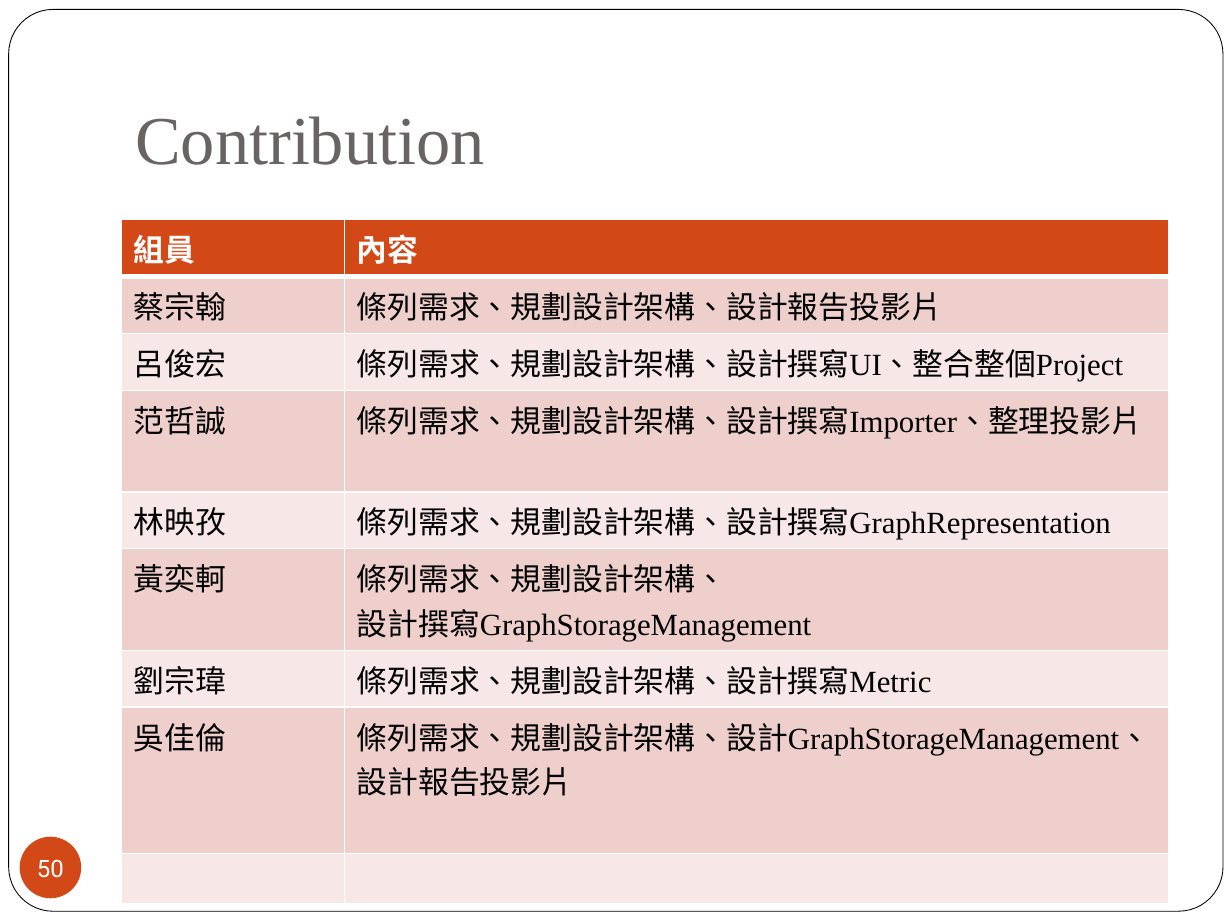
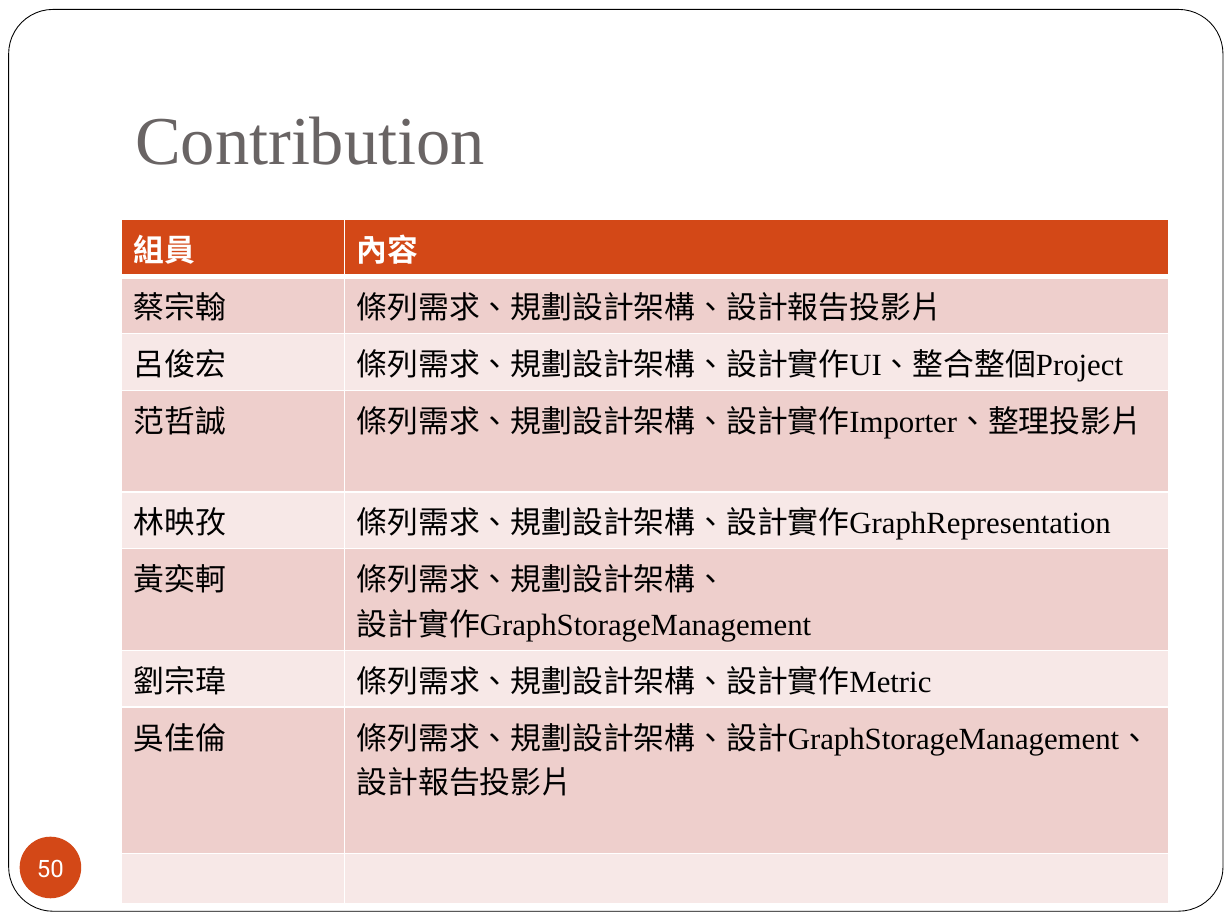
Before and after one commit to 2014-sed-team3/term-project, a slide deck: slide 50 of project/report/report.pptx. Drawn at 1232x924 pixels with LibreOffice and Linux fonts; fonts in the diff are those of the drawing. Boxes give left, top, right and bottom in pixels: in the first picture for what was removed or moved away, otherwise in the second. Text is boxed around its words. In the diff, an @@ line names an element or a change of style, - is before the commit and + after.

Commit message:
report: contribution §⼶¼g§令¹ê§@

```diff
--- a/project/report/report.pptx
+++ b/project/report/report.pptx
@@ table at <box>121,219,1168,800</box> @@
-row 3, column 2: 條列需求、規劃設計架構、設計撰寫UI、整合整個Project
+row 3, column 2: 條列需求、規劃設計架構、設計實作UI、整合整個Project
-row 4, column 2: 條列需求、規劃設計架構、設計撰寫Importer、整理投影片
+row 4, column 2: 條列需求、規劃設計架構、設計實作Importer、整理投影片
-row 5, column 2: 條列需求、規劃設計架構、設計撰寫GraphRepresentation
+row 5, column 2: 條列需求、規劃設計架構、設計實作GraphRepresentation
-row 6, column 2: 條列需求、規劃設計架構、 設計撰寫GraphStorageManagement
+row 6, column 2: 條列需求、規劃設計架構、 設計實作GraphStorageManagement
-row 7, column 2: 條列需求、規劃設計架構、設計撰寫Metric
+row 7, column 2: 條列需求、規劃設計架構、設計實作Metric
```
